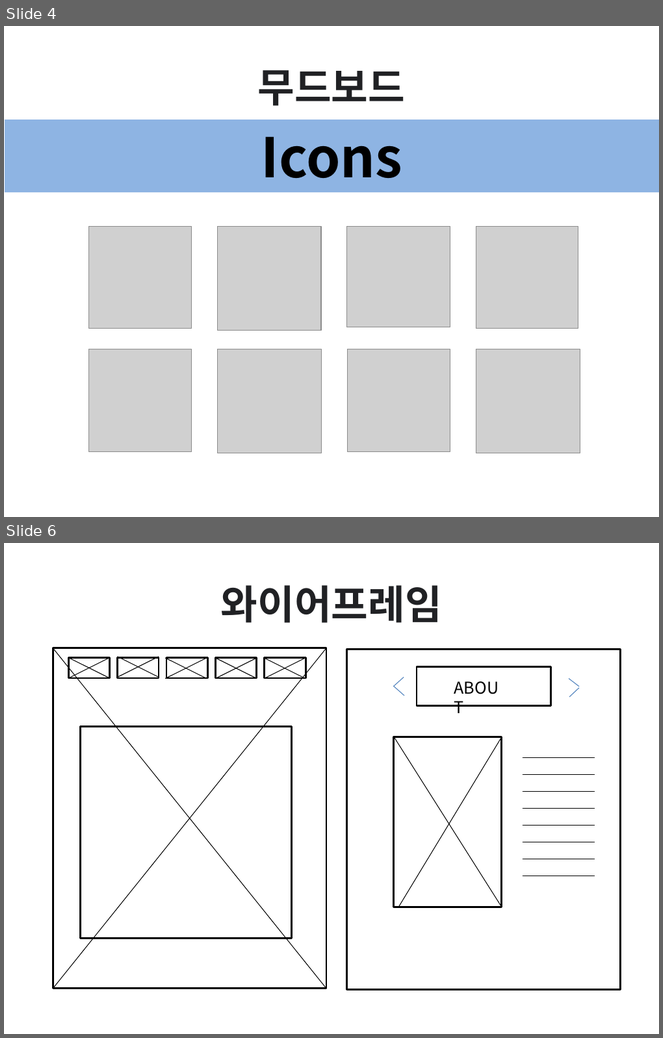
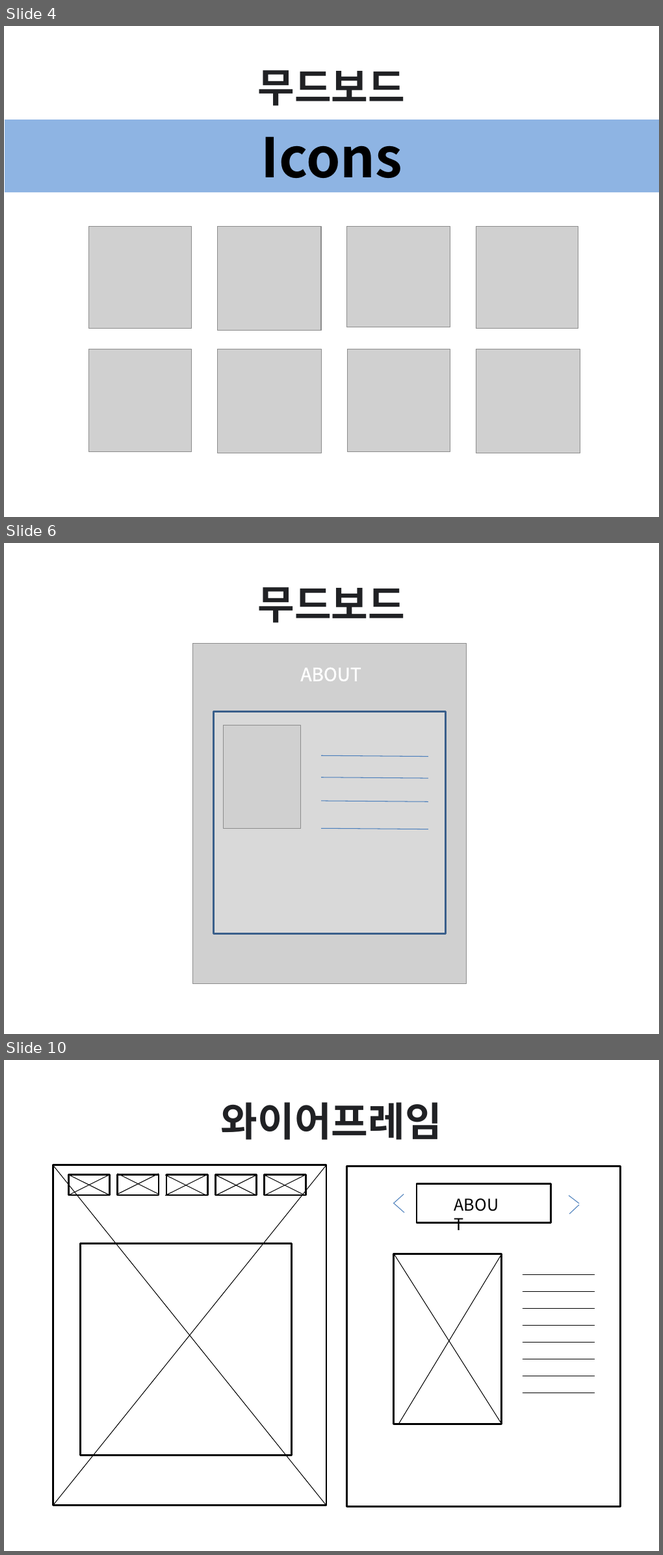
Before and after one commit to dltktjs/report04, a slide deck: 이사선-스마트 문화 앱 콘텐츠 설계.pptx. Shown one above the other, each under a label of ours: slides 4 and 6 before the commit, slides 4, 6 and 10 after it; the slides between them are not shown. The pictures are 663x1038 and 663x1555 pixels, drawn with LibreOffice and Linux fonts; fonts in the diff are those of the drawing; grey boxes stand for pictures. Boxes give left, top, right and bottom in pixels: in the first picture for what was removed or moved away, otherwise in the second. Text is boxed around its words. In the diff, an @@ line names an element or a change of style, - is before the commit and + after.

```diff
--- a/이사선-스마트 문화 앱 콘텐츠 설계.pptx
+++ b/이사선-스마트 문화 앱 콘텐츠 설계.pptx
@@ slide 6 added at (4, 543, 659, 1034), background #FFFFFF @@
@@ title added at (258, 587, 406, 623), 44 pt, text #202124, bold @@
+무드보드
@@ picture added at (192, 644, 466, 984) @@
@@ text added at (300, 668, 361, 681), 20 pt, text #FFFFFF @@
+ABOUT
@@ rectangle added at (214, 712, 445, 934), fill #D9D9D9, outline #3A5F8C 2 pt @@
@@ picture added at (223, 726, 300, 829) @@
@@ line added from (321, 756) to (428, 757), #4B7EBC 0.75 pt @@
@@ line added from (321, 778) to (428, 778), #4B7EBC 0.75 pt @@
@@ line added from (321, 801) to (428, 802), #4B7EBC 0.75 pt @@
@@ line added from (321, 828) to (428, 829), #4B7EBC 0.75 pt @@
@@ what was slide 6 is now slide 10 @@
```
Also in this commit, not shown: 1 slide changed, 3 other slides added.
